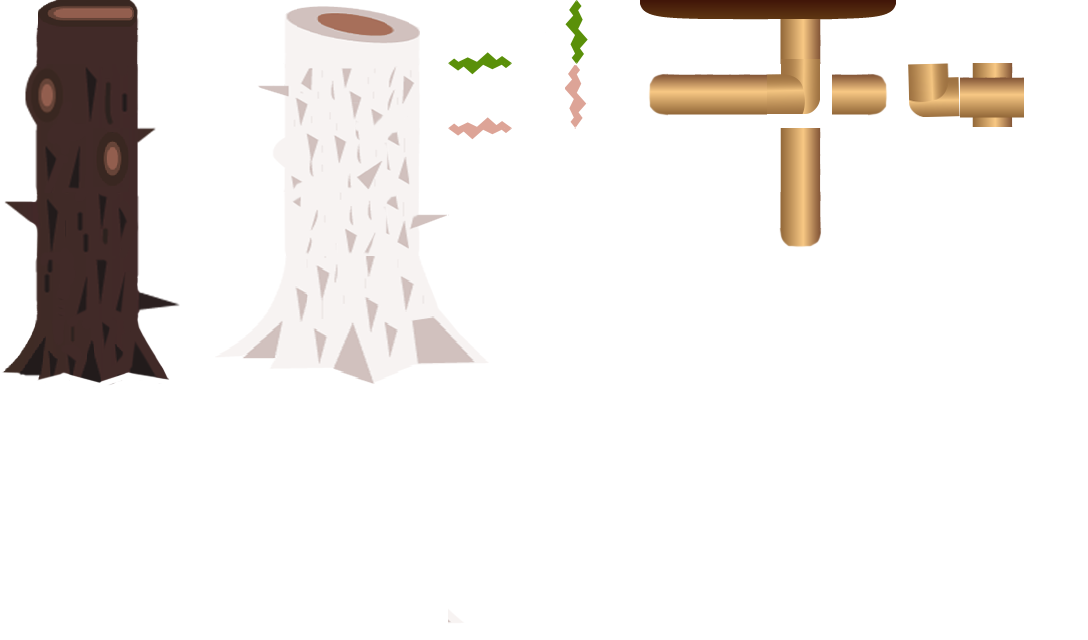
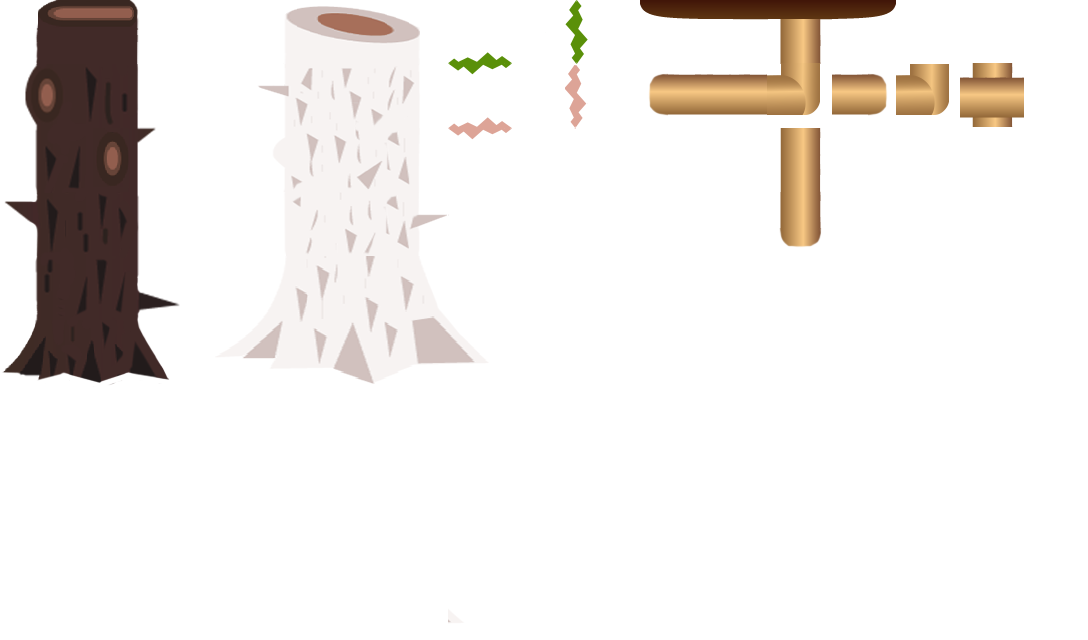
The second w=1088, h=640 image is a revision of the first. Changes to its layers:
painted on "Layer 7" over box(896, 63, 960, 117)
painted on "Artwork 18" over box(767, 59, 820, 115)
